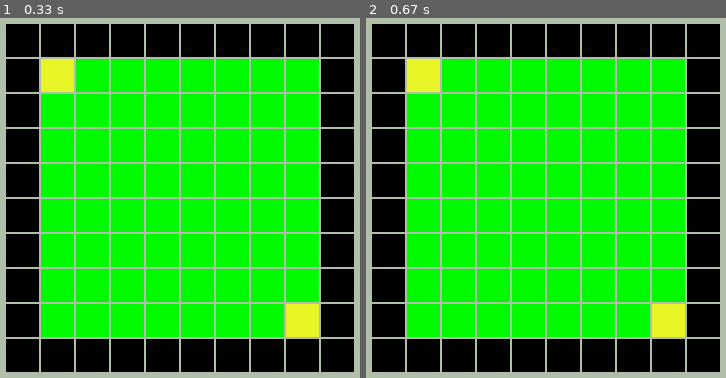
Above: before the commit, frames 1-2 (left to right).
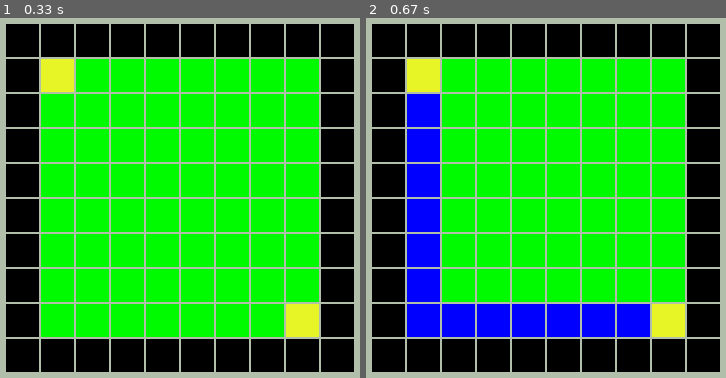
Above: after the commit, the same moments.

Repository: KrystofMaxaCZ/BFSvsA-Pygame
Game: pygame game, started from main.py
The game is run twice, just before and just after one commit, with the same random seed, the same clock (stepped at 60 frames per second) and the same inputs.
Inputs:
- Up to frame 1 (0.33 s): no input
- Up to frame 2 (0.67 s): tap W at 0.33 s

Frame 1 is identical in both runs. In frame 2, 11% of the frame differs, in the area x 11-79%, y 21-89%.

Commit message:
Nalezeni nejkratsi cesty pomoci BFS. Vizualizace nejkratsi cestu funkcni ale ne obecne napsana.

Diff:
--- a/Button.py
+++ b/Button.py
@@ -11,7 +11,7 @@
         self.row = row
         self.col = col
         self.predecessor = None
-        self.distance = -10
+        self.distance = 0
         self.color = color
         self.x = x
         self.y = y
--- a/main.py
+++ b/main.py
@@ -39,7 +39,7 @@
             row.append(button)
         # border - vyroba okraje pole
         elif (x==1 and y==1) or (x==(POLE_WIDTH-2) and y==(POLE_HEIGHT-2)):
-            button = Button(screen,y,x, (231, 245, 39), 200 + x * 35, 200 + y * 35, 33, 33, 2)
+            button = Button(screen,y,x, (231, 245, 39), 200 + x * 35, 200 + y * 35, 33, 33, 0)
             buttons.append(button)
             row.append(button)
         # free space - zelene policka volna
@@ -50,13 +50,17 @@
     node_matrix.append(row)
 
 
+def wayBack(node: Button, starting_node):
+    if node.predecessor != starting_node:
+        node.predecessor.color = (0,0,255)
+        wayBack(node.predecessor, starting_node)
+
 # https://www.youtube.com/watch?v=HZ5YTanv5QE
-def findTheWay(node_matrix, starting_node):
+def findTheWay(node_matrix, starting_node, end_node):
     # zacneme od startu
     queue = deque()
-    starting_node.distnace = 0
+    starting_node.distnace = 10
     queue.append(starting_node)
-    end_node = node_matrix[9][9]
     # indexy v 2D poli
     row = starting_node.row
     col = starting_node.col
@@ -65,13 +69,15 @@
     found = False
     while len(queue) != 0:
         # nactu node z fronty
-        node = queue.pop()
+        node = queue.popleft()
         row = node.row
         col = node.col
 
         # pokud jsem v cili, koncim, nasel jsem cestu
         if node == end_node:
             print("Nasel jsem cestu")
+            found = True
+            wayBack(node, starting_node)
             break
         else:
             # osetreni vystupu mimo pole
@@ -79,29 +85,29 @@
                 neighbour_node = node_matrix[row - 1][col]
                 # type = 0 ... zelena availible space
                 if neighbour_node.type == 0:
-                    # neighbour_node.predecessor = node
-                    # neighbour_node.distance = node.distance + 1
+                    neighbour_node.predecessor = node
+                    neighbour_node.distance = node.distance + 1
                     neighbour_node.type = 10
                     queue.append(neighbour_node)
             if (row + 1) < POLE_HEIGHT:
                 neighbour_node = node_matrix[row + 1][col]
                 if neighbour_node.type == 0:
-                    # neighbour_node.predecessor = node
-                    # neighbour_node.distance = node.distance + 1
+                    neighbour_node.predecessor = node
+                    neighbour_node.distance = node.distance + 1
                     neighbour_node.type = 10
                     queue.append(neighbour_node)
             if (col - 1) >= 0:
                 neighbour_node = node_matrix[row][col - 1]
                 if neighbour_node.type == 0:
-                    # neighbour_node.predecessor = node
-                    # neighbour_node.distance = node.distance + 1
+                    neighbour_node.predecessor = node
+                    neighbour_node.distance = node.distance + 1
                     neighbour_node.type = 10
                     queue.append(neighbour_node)
             if (col + 1) < POLE_WIDTH:
                 neighbour_node = node_matrix[row][col + 1]
                 if neighbour_node.type == 0:
-                    # neighbour_node.predecessor = node
-                    # neighbour_node.distance = node.distance + 1
+                    neighbour_node.predecessor = node
+                    neighbour_node.distance = node.distance + 1
                     neighbour_node.type = 10
                     queue.append(neighbour_node)
 
@@ -110,15 +116,26 @@
 
 
 
+
 # zkouska
-findTheWay(node_matrix, node_matrix[1][1])
+# findTheWay(node_matrix, node_matrix[1][1])
+# print()
+# print()
+# print()
+# for row in node_matrix:
+#     for button in row:
+#         print(f"{button.distance} ", end="")
+#     print()
 
-
+# print()
+# print()
 # for row in node_matrix:
 #     for button in row:
 #         print(button)
 
 # GAME LOOP
+starting_node = node_matrix[1][1]
+end_node = node_matrix[POLE_HEIGHT-2][POLE_WIDTH-2]
 running = True
 while running:
     for event in pygame.event.get():
@@ -131,29 +148,15 @@
                 for button in row:
                     if button.is_clicked(event):
                         if button.type == 1:
-                            button.color = WALL_COLOR # na zelenou
+                            button.color = AVAILABLE_COLUMN_COLOR
                             button.type = 0
-                        elif button.type == 0:
-                            button.color = AVAILABLE_COLUMN_COLOR # na cervenou zpatky
+                        elif button.type == 0 and button != starting_node and button!=end_node:
+                            button.color = WALL_COLOR
                             button.type = 1
 
-        # if event.type == pygame.KEYDOWN:
-        #     if event.key == pygame.K_w:
-        #         buttons[12].color = (0,0,255)
-        #         buttons[13].color = (0,0,255)
-        #         buttons[14].color = (0,0,255)
-        #         buttons[15].color = (0,0,255)
-        #         buttons[25].color = (0,0,255)
-        #         buttons[35].color = (0,0,255)
-        #         buttons[45].color = (0,0,255)
-        #         buttons[46].color = (0,0,255)
-        #         buttons[47].color = (0,0,255)
-        #         buttons[48].color = (0,0,255)
-        #         buttons[25].color = (0,0,255)
-        #         buttons[48].color = (0,0,255)
-        #         buttons[58].color = (0,0,255)
-        #         buttons[68].color = (0,0,255)
-        #         buttons[78].color = (0,0,255)
+        if event.type == pygame.KEYDOWN:
+            if event.key == pygame.K_w:
+                findTheWay(node_matrix, node_matrix[1][1], node_matrix[8][8])
     screen.fill(BACKGROUND_COLOR)
 
 
